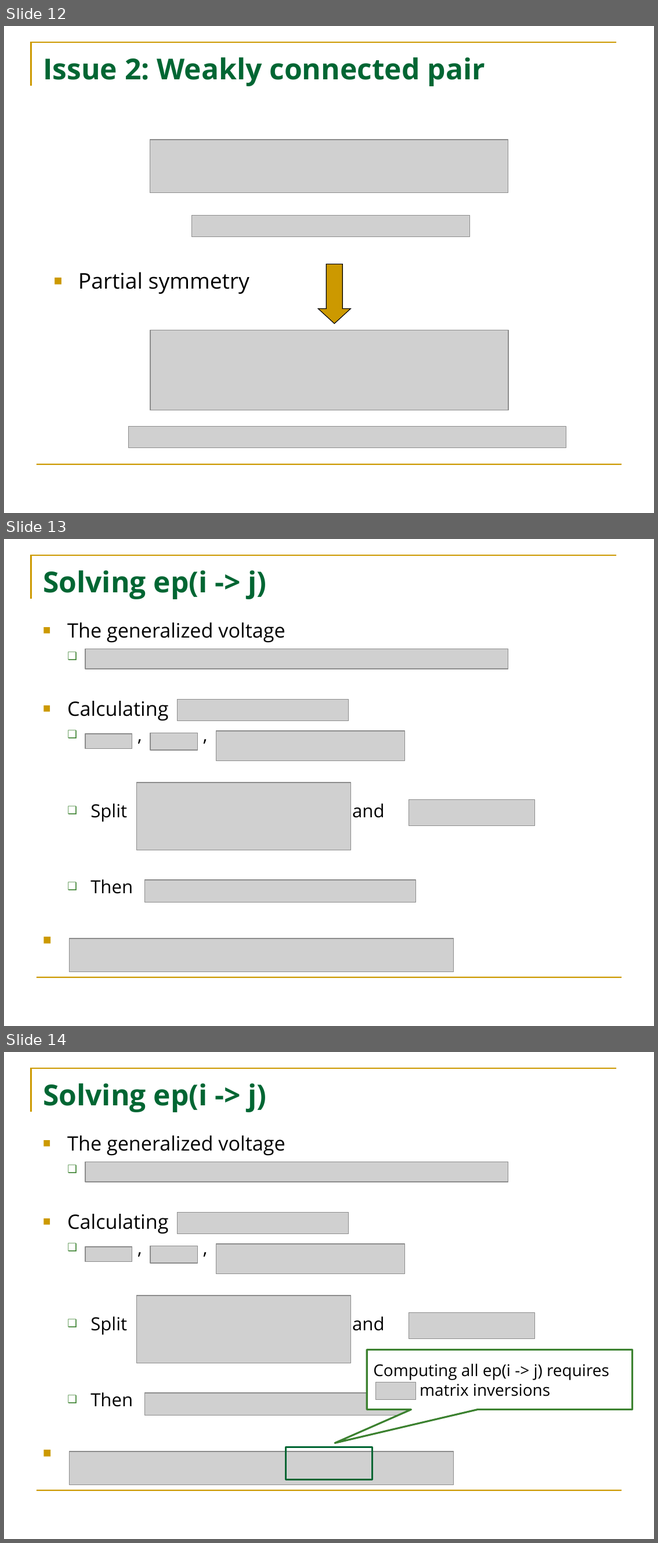
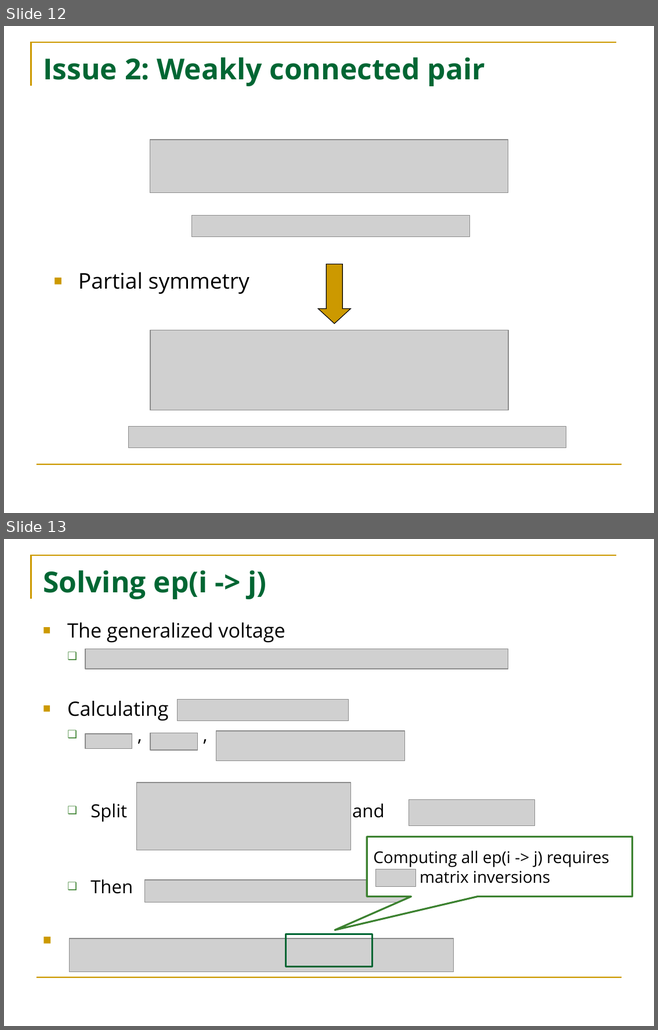
Before and after one commit to HuanSGT/rw-dir-prox, a slide deck: rw-pdf.pptx. Shown one above the other, each under a label of ours: slides 12, 13 and 14 before the commit, slides 12 and 13 after it. The pictures are 658x1543 and 658x1030 pixels, drawn with LibreOffice and Linux fonts; fonts in the diff are those of the drawing; grey boxes stand for pictures. Boxes give left, top, right and bottom in pixels: in the first picture for what was removed or moved away, otherwise in the second. Text is boxed around its words. In the diff, an @@ line names an element or a change of style, - is before the commit and + after.

```diff
--- a/rw-pdf.pptx
+++ b/rw-pdf.pptx
@@ slide 13 removed at <box>4,539,654,1026</box>, background #FFFFFF; not listed: 2 template elements that a slide beside it also shows @@
@@ title removed at <box>43,570,267,599</box> @@
-Solving ep(i -> j)
@@ text removed at <box>67,623,384,822</box> @@
-■ The generalized voltage
-■ Calculating
-  ❑ , ,
-  ❑ Split and
-  ❑ Then
@@ picture removed at <box>85,649,508,669</box> @@
@@ picture removed at <box>177,700,349,722</box> @@
@@ picture removed at <box>85,734,132,749</box> @@
@@ picture removed at <box>150,733,198,750</box> @@
@@ picture removed at <box>216,732,405,761</box> @@
@@ picture removed at <box>136,783,350,850</box> @@
@@ picture removed at <box>409,800,535,826</box> @@
@@ picture removed at <box>145,880,416,902</box> @@
@@ picture removed at <box>70,939,453,972</box> @@
@@ what was slide 14 is now slide 13 @@
```
Also in this commit, not shown: 4 slides changed, 7 other slides removed, 4 other files.
